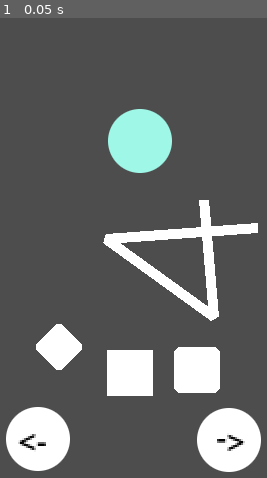
Above: before the commit, frame 1.
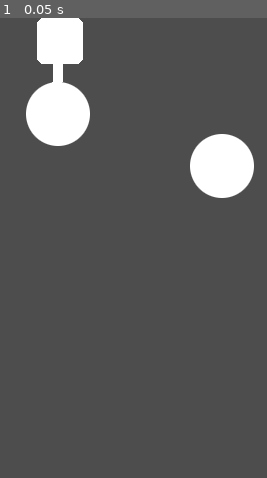
Above: after the commit, the same moment.

Repository: ktosox/GWJ72
Game: Godot game, scene res://test/test_drag_follow.tscn
Same seed, same stepped clock (60 frames per second), same inputs: the game is played once before the commit and once after it. Before the commit the project starts from res://test/control_test.tscn.
Inputs:
- Up to frame 1 (0.05 s): no input

The runs differ from the first frame. In frame 1, 23% of the frame differs, in the area x 2-98%, y 0-99%.

Commit message:
added tests for dragging

Diff:
--- a/Game/project.godot
+++ b/Game/project.godot
@@ -11,7 +11,7 @@
 [application]
 
 config/name="GWJ72"
-run/main_scene="res://test/control_test.tscn"
+run/main_scene="res://test/test_drag_follow.tscn"
 config/features=PackedStringArray("4.2", "Mobile")
 config/icon="res://icon.svg"
 
--- /dev/null
+++ b/Game/test/test_drag_follow.gd
@@ -0,0 +1,31 @@
+extends Node2D
+
+var is_pressed = false
+var is_pressed_2 = false
+# Called when the node enters the scene tree for the first time.
+func _ready():
+	pass # Replace with function body.
+
+
+# Called every frame. 'delta' is the elapsed time since the previous frame.
+func _process(delta):
+	if is_pressed:
+		$TouchScreenButton.position = get_local_mouse_position() - Vector2(32,32)
+	if is_pressed_2:
+		$CharacterBody2D.position = get_local_mouse_position()
+
+func _on_touch_screen_button_pressed():
+	is_pressed = true
+	pass # Replace with function body.
+
+
+func _on_touch_screen_button_released():
+	is_pressed = false
+	pass # Replace with function body.
+
+
+func _on_character_body_2d_input_event(viewport, event, shape_idx):
+	if event.is_class("InputEventScreenTouch"):
+		is_pressed_2 = event.pressed
+		print(event)
+	pass # Replace with function body.
--- /dev/null
+++ b/Game/test/test_drag_follow.tscn
@@ -0,0 +1,39 @@
+[gd_scene load_steps=6 format=3 uid="uid://byfsq6s16sg13"]
+
+[ext_resource type="Script" path="res://test/test_drag_follow.gd" id="1_iith7"]
+[ext_resource type="Texture2D" uid="uid://dw0mkm2gcgkms" path="res://resources/blank_circle.png" id="2_axcb4"]
+[ext_resource type="Texture2D" uid="uid://ooltdo521x60" path="res://resources/diamond_small.png" id="3_ritad"]
+[ext_resource type="Texture2D" uid="uid://chq7gpu2tbx7d" path="res://resources/soft_square_small.png" id="4_123km"]
+
+[sub_resource type="CircleShape2D" id="CircleShape2D_6gko6"]
+radius = 33.0
+
+[node name="TestDragFollow" type="Node2D"]
+script = ExtResource("1_iith7")
+
+[node name="TouchScreenButton" type="TouchScreenButton" parent="."]
+position = Vector2(37, 64)
+texture_normal = ExtResource("2_axcb4")
+texture_pressed = ExtResource("3_ritad")
+
+[node name="SoftSquareSmall" type="Sprite2D" parent="TouchScreenButton"]
+position = Vector2(34, -41)
+texture = ExtResource("4_123km")
+
+[node name="Line2D" type="Line2D" parent="TouchScreenButton"]
+position = Vector2(31, 11)
+points = PackedVector2Array(1, -42, 0, 20)
+
+[node name="CharacterBody2D" type="CharacterBody2D" parent="."]
+position = Vector2(233, 148)
+input_pickable = true
+
+[node name="CollisionShape2D" type="CollisionShape2D" parent="CharacterBody2D"]
+shape = SubResource("CircleShape2D_6gko6")
+
+[node name="BlankCircle" type="Sprite2D" parent="CharacterBody2D"]
+texture = ExtResource("2_axcb4")
+
+[connection signal="pressed" from="TouchScreenButton" to="." method="_on_touch_screen_button_pressed"]
+[connection signal="released" from="TouchScreenButton" to="." method="_on_touch_screen_button_released"]
+[connection signal="input_event" from="CharacterBody2D" to="." method="_on_character_body_2d_input_event"]
